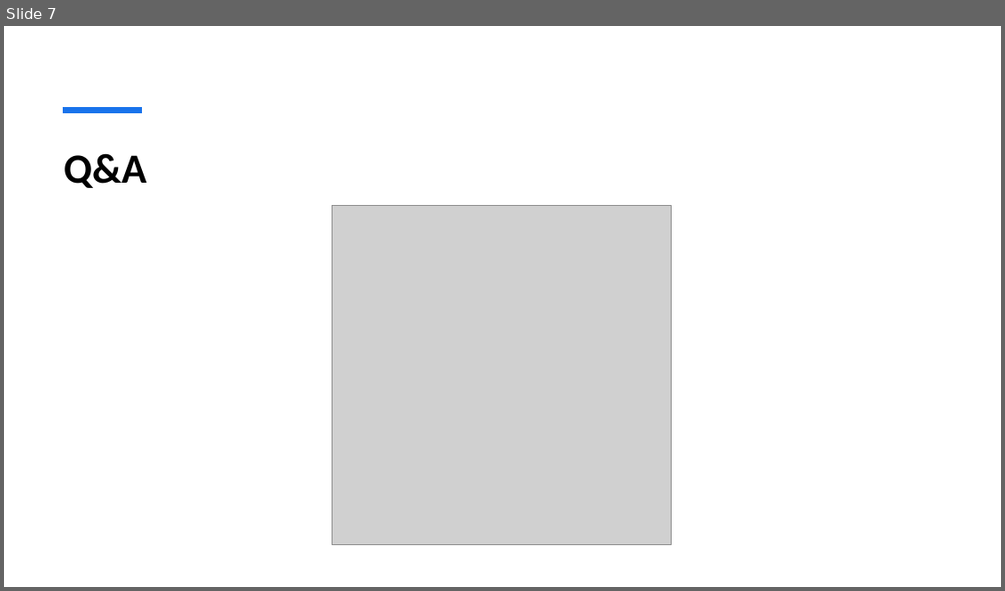
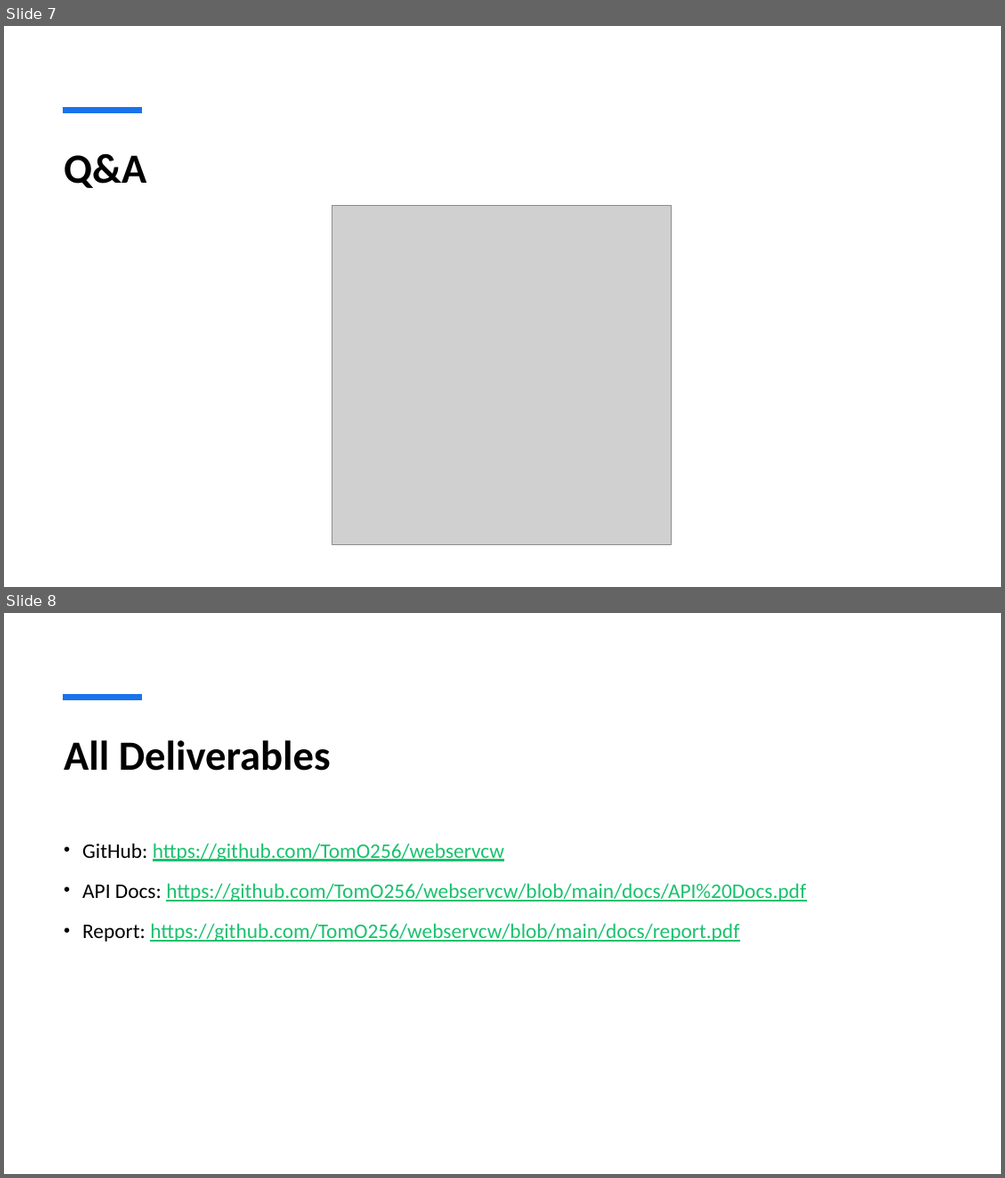
Before and after one commit to TomO256/webservcw, a slide deck: docs/presentation.pptx. Shown one above the other, each under a label of ours: slide 7 before the commit, slides 7 and 8 after it. The pictures are 1005x591 and 1005x1178 pixels, drawn with LibreOffice and Linux fonts; fonts in the diff are those of the drawing; grey boxes stand for pictures. Boxes give left, top, right and bottom in pixels: in the first picture for what was removed or moved away, otherwise in the second. Text is boxed around its words. In the diff, an @@ line names an element or a change of style, - is before the commit and + after.

Commit message:
Presentation updated

```diff
--- a/docs/presentation.pptx
+++ b/docs/presentation.pptx
@@ slide 8 added at [4,613,1001,1174], background #FFFFFF; not listed: 1 template element that a slide beside it also shows @@
@@ title added at [64,740,331,771], 40 pt, text #000000, bold @@
+All Deliverables
@@ text added at [82,843,806,941], 20 pt, text #1AC16E, underline @@
+• GitHub: https://github.com/TomO256/webservcw
+• API Docs: https://github.com/TomO256/webservcw/blob/main/docs/API%20Docs.pdf
+• Report: https://github.com/TomO256/webservcw/blob/main/docs/report.pdf
```
